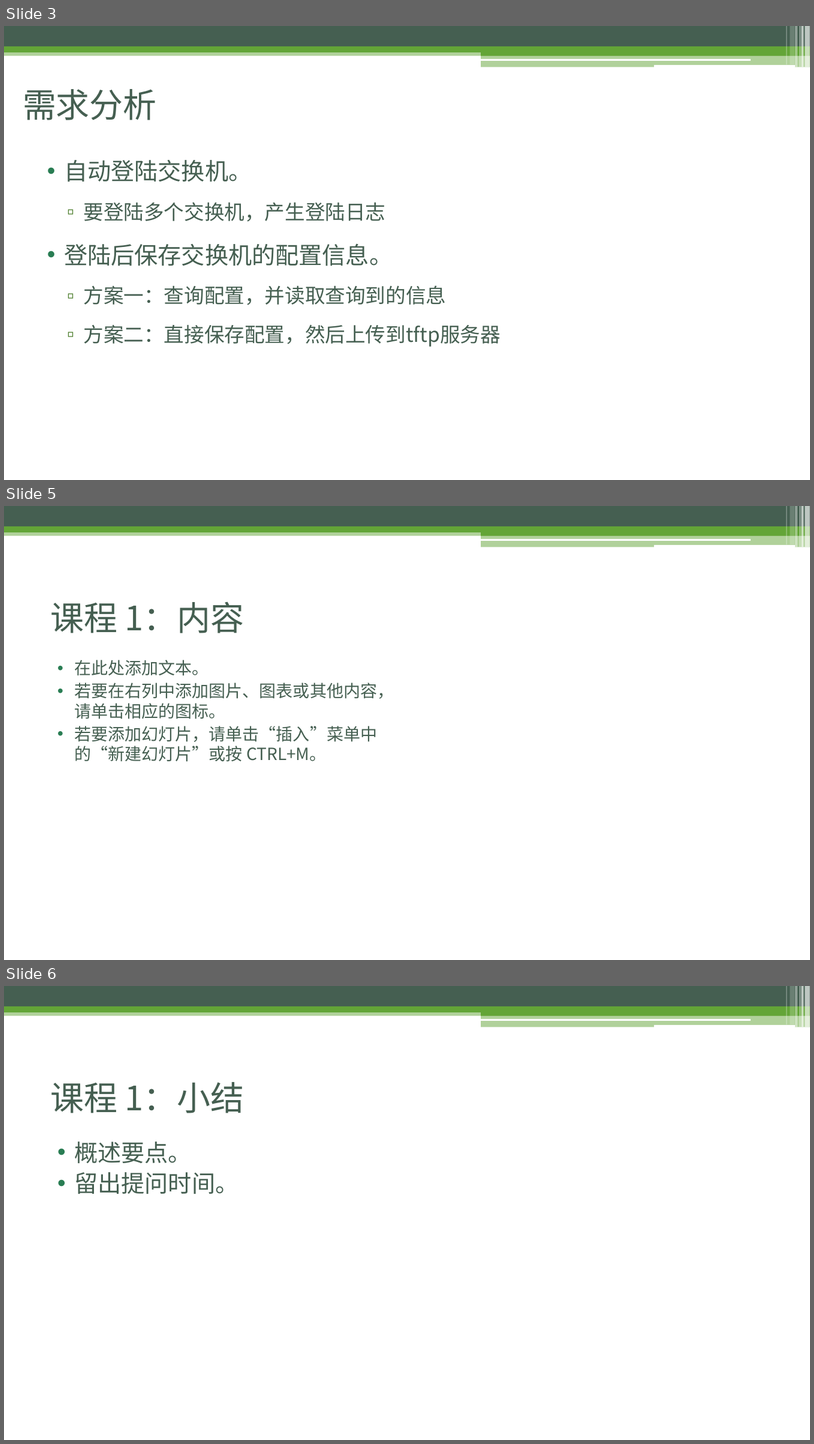
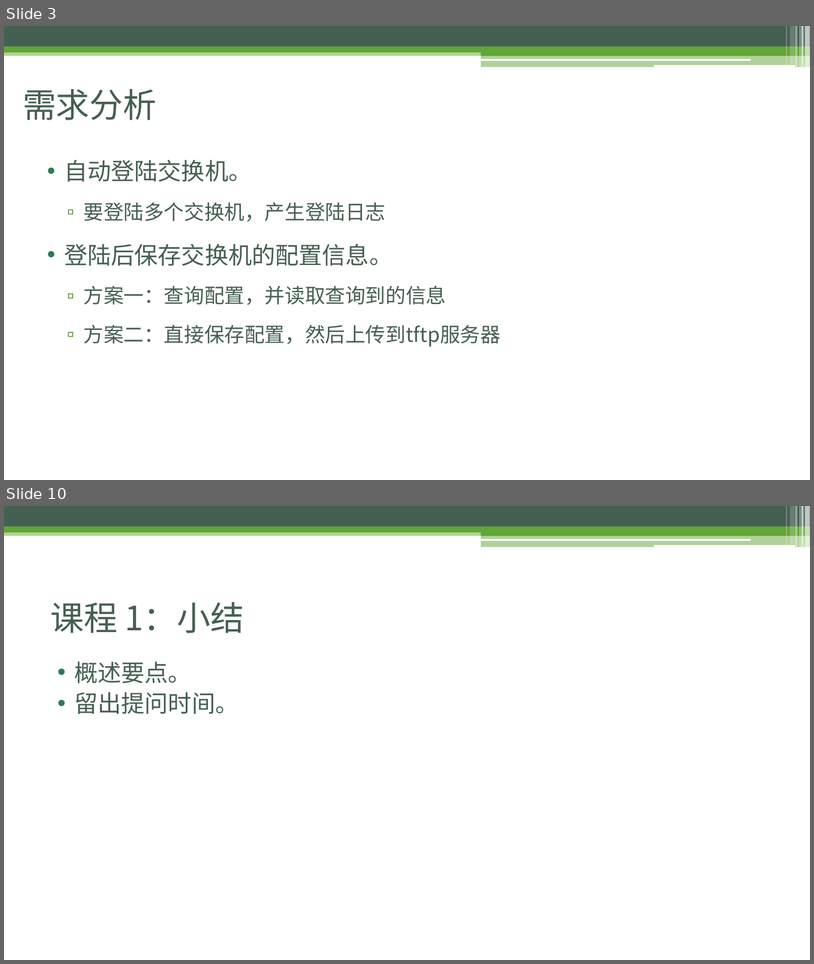
Before and after one commit to ladesiji/git, a slide deck: Python3.pptx. Shown one above the other, each under a label of ours: slides 3, 5 and 6 before the commit, slides 3 and 10 after it; the slides between them are not shown. The pictures are 814x1444 and 814x964 pixels, drawn with LibreOffice and Linux fonts; fonts in the diff are those of the drawing. Boxes give left, top, right and bottom in pixels: in the first picture for what was removed or moved away, otherwise in the second. Text is boxed around its words. In the diff, an @@ line names an element or a change of style, - is before the commit and + after.

```diff
--- a/Python3.pptx
+++ b/Python3.pptx
@@ slide 5 removed at [4, 506, 810, 960], background #FFFFFF; not listed: 13 template elements that a slide beside it also shows @@
@@ title removed at [50, 601, 245, 633] @@
-课程 1：内容
@@ text removed at [74, 660, 394, 762] @@
-• 在此处添加文本。
-• 若要在右列中添加图片、图表或其他内容，请单击相应的图标。
-• 若要添加幻灯片，请单击“插入”菜单中的“新建幻灯片”或按 CTRL+M。
@@ what was slide 6 is now slide 10 @@
```
Also in this commit, not shown: 1 slide changed, 6 slides added, 1 other slide removed.
